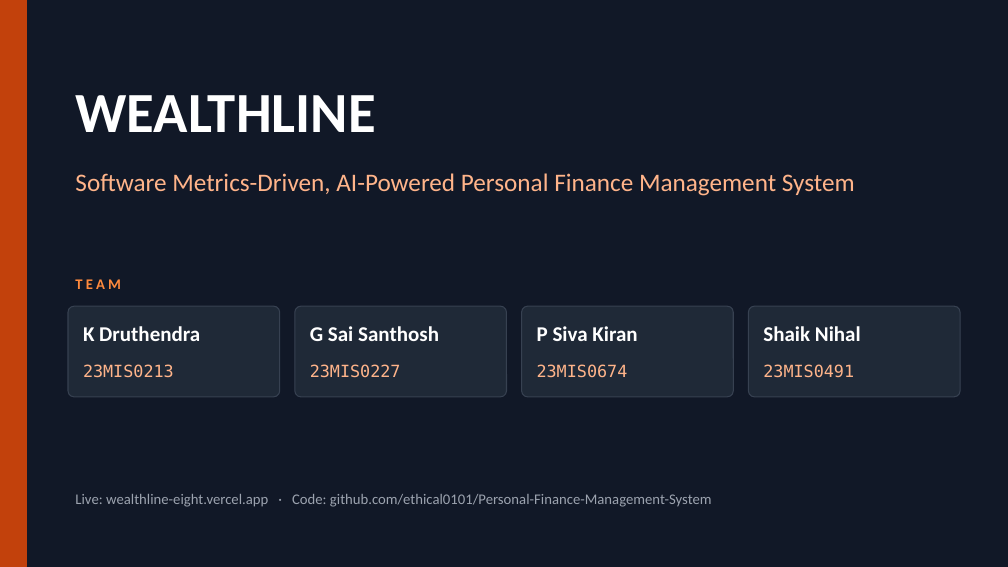
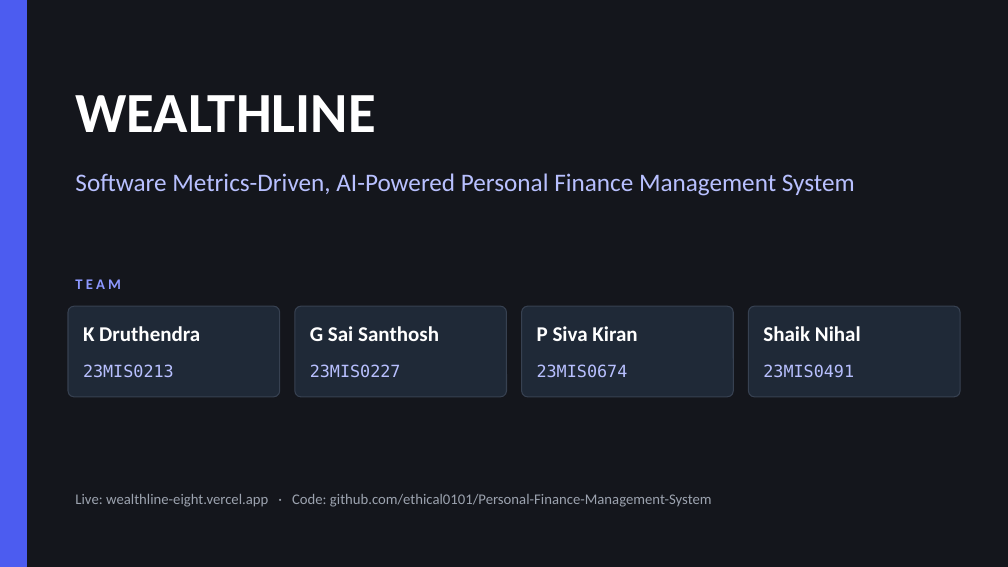
Before and after one commit to ethical0101/Personal-Finance-Management-System, a slide deck: slide 1 of report/Wealthline_Presentation.pptx. Drawn at 1008x567 pixels with LibreOffice and Linux fonts; fonts in the diff are those of the drawing. Boxes give left, top, right and bottom in pixels: in the first picture for what was removed or moved away, otherwise in the second. Text is boxed around its words. In the diff, an @@ line names an element or a change of style, - is before the commit and + after.

```diff
--- a/report/Wealthline_Presentation.pptx
+++ b/report/Wealthline_Presentation.pptx
@@ background #111827 to #14161C @@
@@ rectangle at (0, 0, 26, 567): fill #C2410C to #4C5CF0; outline #C2410C 1 pt to #4C5CF0 1 pt @@
@@ text "TEAM" at (75, 279, 120, 289): text colour #FF8A3D to #8D98FF @@
@@ text colour #FFB48A to #B8C0FF in 5 elements at (75, 173, 855, 196), (83, 364, 174, 378), (310, 364, 401, 377), (537, 364, 628, 378), (763, 364, 854, 377) @@
```
Also in this commit, not shown: 16 other slides changed, 30 other files.
